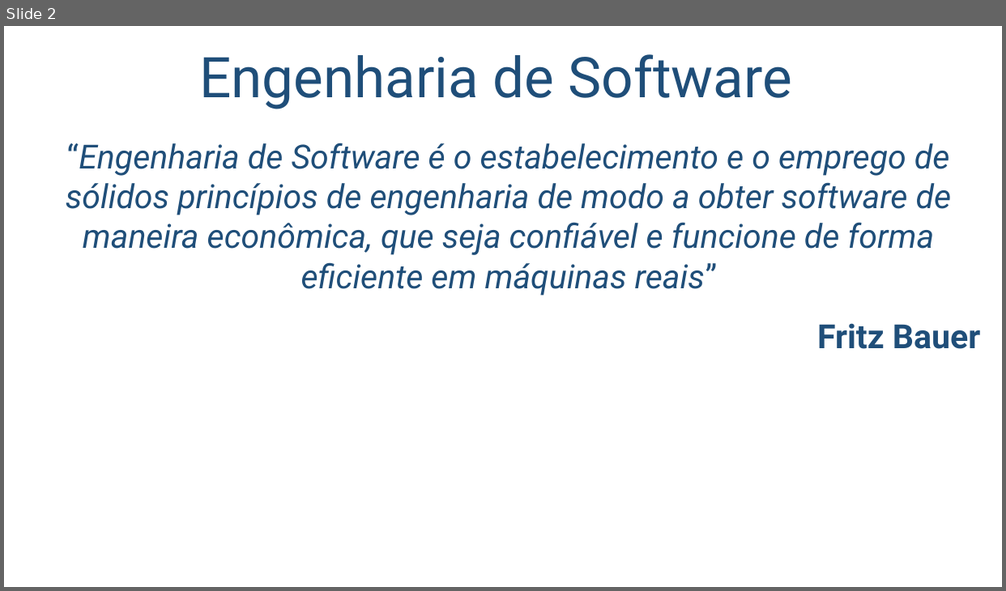
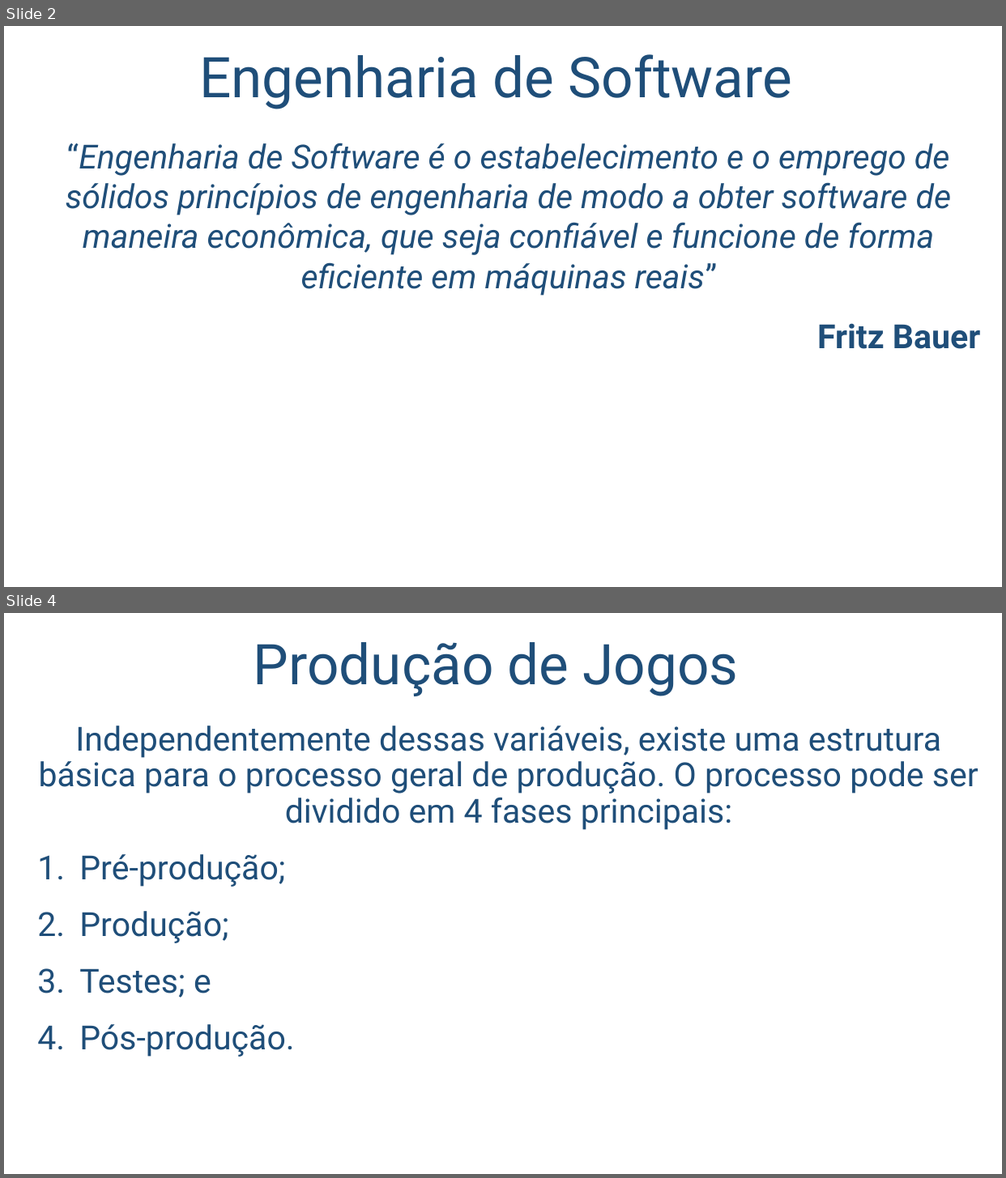
Before and after one commit to salmo-jr/public-slides, a slide deck: engenharia-de-software.pptx. Shown one above the other, each under a label of ours: slide 2 before the commit, slides 2 and 4 after it; the slides between them are not shown. The pictures are 1006x591 and 1006x1178 pixels, drawn with LibreOffice and Linux fonts; fonts in the diff are those of the drawing; background and template pictures are left out. Boxes give left, top, right and bottom in pixels: in the first picture for what was removed or moved away, otherwise in the second. Text is boxed around its words. In the diff, an @@ line names an element or a change of style, - is before the commit and + after.

Commit message:
início da introdução a produção de jogos

```diff
--- a/engenharia-de-software.pptx
+++ b/engenharia-de-software.pptx
@@ slide 4 added at (4,613,1002,1174), background picture (left out) @@
@@ title added at (253,642,739,696), 54 pt, text #1F4E79 @@
+Produção de Jogos
@@ text added at (39,726,978,1057), 32 pt, text #1F4E79 @@
+Independentemente dessas variáveis, existe uma estrutura básica para o processo geral de produção. O processo pode ser dividido em 4 fases principais:
+1. Pré-produção;
+2. Produção;
+3. Testes; e
+4. Pós-produção.
```
Also in this commit, not shown: 23 other slides added, 1 slide removed.
